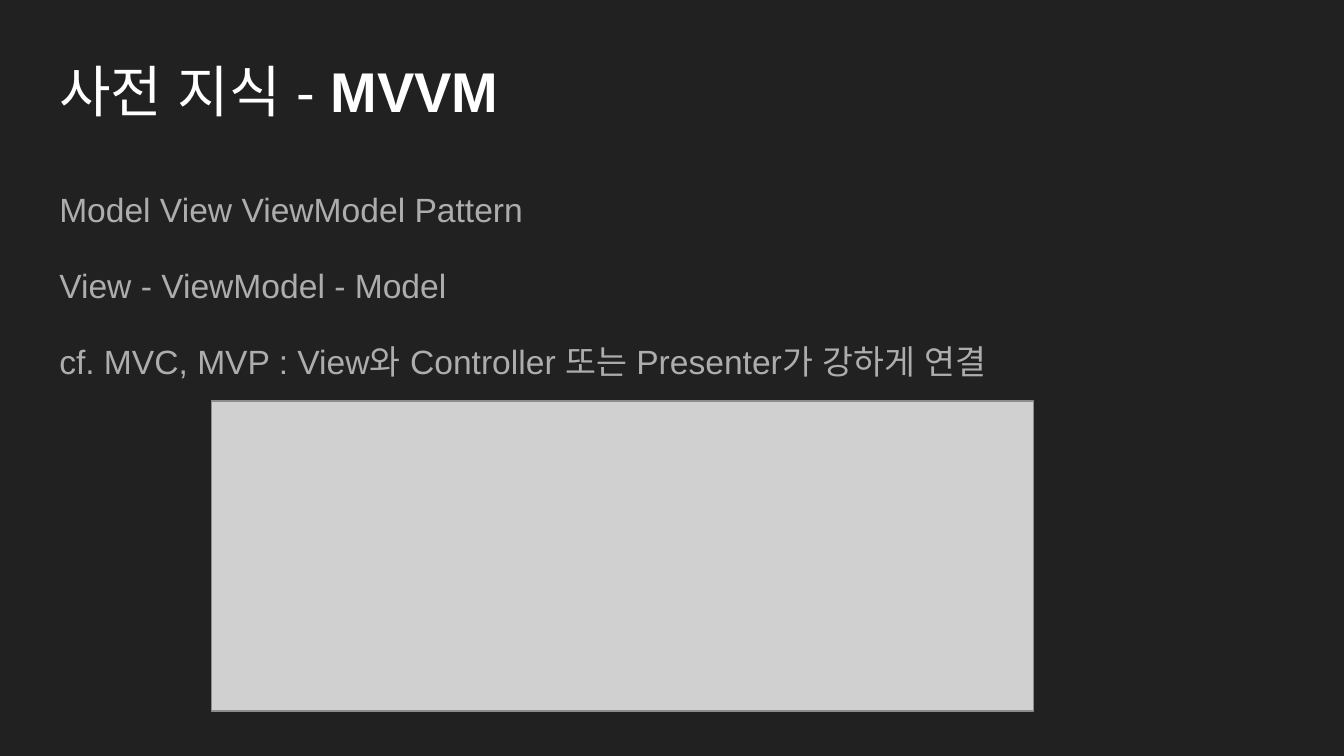
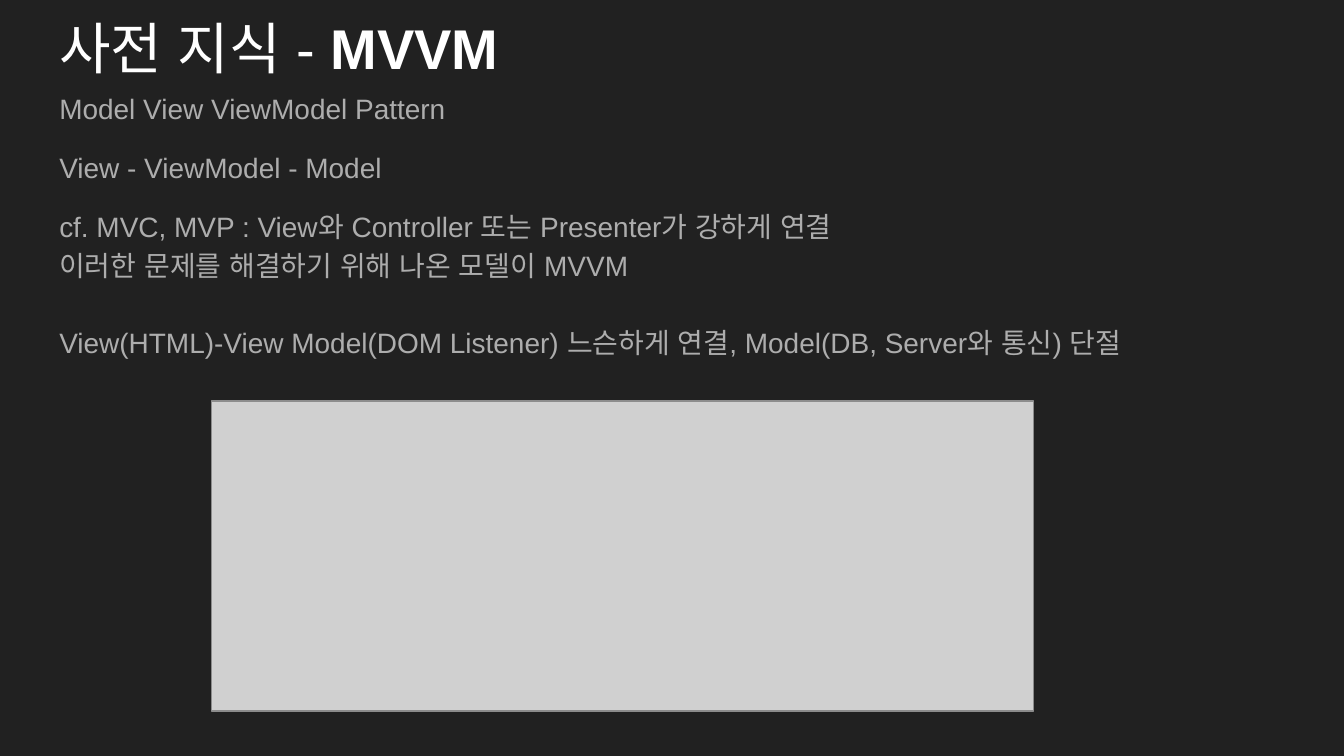
Before and after one commit to pathas1126/NodeVue, a slide deck: slide 29 of Node & Vue 시작하기.pptx. Drawn at 1344x756 pixels with LibreOffice and Linux fonts; fonts in the diff are those of the drawing; grey boxes stand for pictures; background and template pictures are left out. Boxes give left, top, right and bottom in pixels: in the first picture for what was removed or moved away, otherwise in the second. Text is boxed around its words. In the diff, an @@ line names an element or a change of style, - is before the commit and + after.

```diff
--- a/Node & Vue 시작하기.pptx
+++ b/Node & Vue 시작하기.pptx
@@ title "사전 지식 - MVVM": place and size @@
-title "사전 지식 - MVVM" at bbox=[59, 65, 499, 117]
+title "사전 지식 - MVVM" at bbox=[59, 22, 499, 74]
@@ text "Model View ViewModel Pattern": place and size @@
-text "Model View ViewModel Pattern" at bbox=[59, 197, 986, 379]
+text "Model View ViewModel Pattern" at bbox=[59, 98, 1121, 359]
@@ text at bbox=[59, 98, 445, 178]: size 18 to 15 pt in "Model View ViewModel Pattern", "View - ViewModel - Model"; less space between paragraphs @@
@@ text at bbox=[59, 214, 1121, 359]: text changed; size 18 to 15 pt @@
-cf. MVC, MVP : View와 Controller 또는 Presenter가 강하게 연결
+cf. MVC, MVP : View와 Controller 또는 Presenter가 강하게 연결
+이러한 문제를 해결하기 위해 나온 모델이 MVVM
+View(HTML)-View Model(DOM Listener) 느슨하게 연결, Model(DB, Server와 통신) 단절
```
Also in this commit, not shown: 8 other slides changed, 17 other files.
